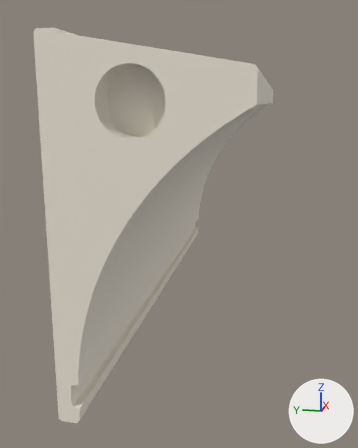
An edit to the glTF model public/models/ST2B.glb, drawn before and after from the same camera.
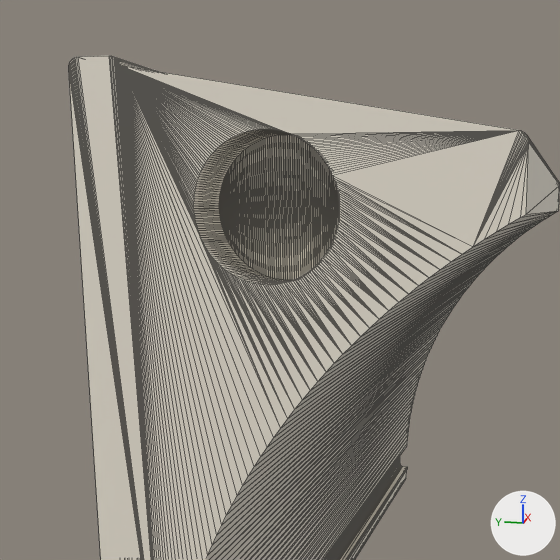
Old and new are each drawn whole from a 50 mm lens placed at (45.2, -27.6, 88.0), pointed at (146.8, -7.2, 62.6) and again close up on the part from 0% to 76% of the width and 0% to 61% of the height. Every picture has the same lights, and +X, +Y and +Z are marked at lower right. The older version's two pictures come first. The close-ups show mesh edges as thin lines. Vertices at exactly the same position are counted once.

In view in the first close-up: 'ST2B_Snow'.
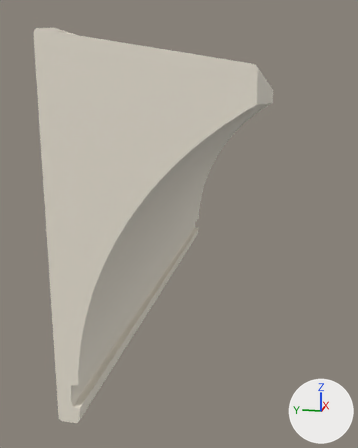
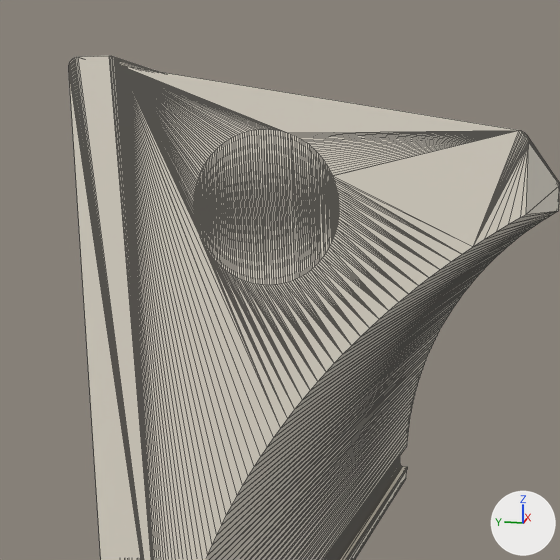
Pixel boxes [x1, y1, x2, y2] of what changed, in the close-ups (560 x 560 px):
part 1 of me_st2b_snow, built on: before [194, 129, 339, 285]; after [162, 82, 519, 280]

Diff of the bpy script that builds the scene:
```diff
--- a/public/models/ST2B.glb.py
+++ b/public/models/ST2B.glb.py
@@ me_st2b_snow @@
 # used by ob_st2b_snow; location = (0.0, 0.0, 0.0)
-me_st2b_snow.from_pydata(...)  # 1542 vertices, 3080 faces; spans x 100.0..200.0, y -25.0..0.0, z 46.0..96.0
+me_st2b_snow.from_pydata(...)  # 1167 vertices, 2330 faces; spans x 100.0..200.0, y -25.0..0.0, z 46.0..96.0
+# me_st2b_snow part 1: 192 vertices removed from x 104.2, y -15.1..-6.9, z 83.9..92.1; 5 vertices added at x 100.0, y -14.7..-12.3, z 89.7..91.9
+# other edits to the shape of me_st2b_snow do not show in these pictures
 me_st2b_snow.materials.append(mat_snow)
```
